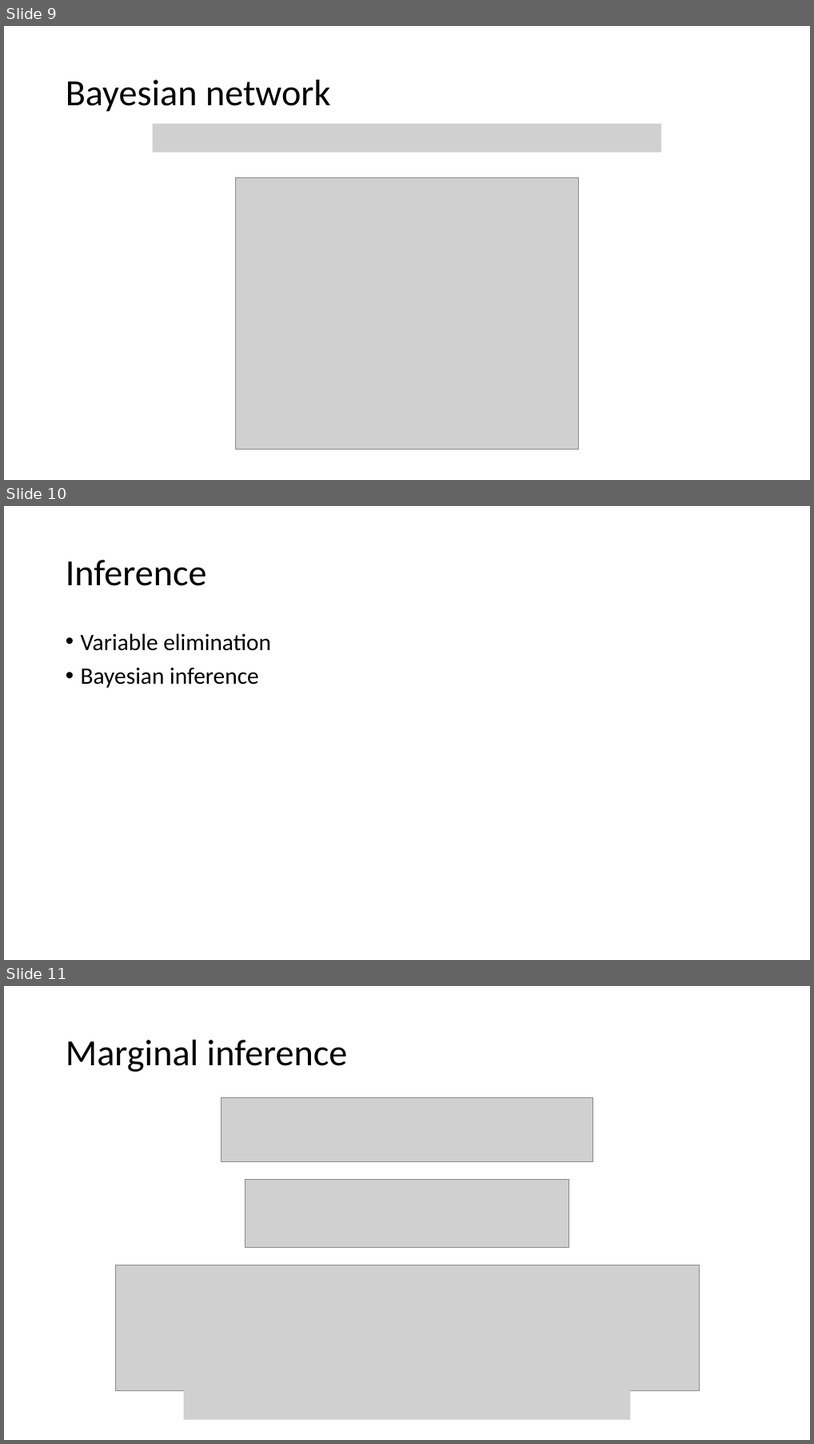
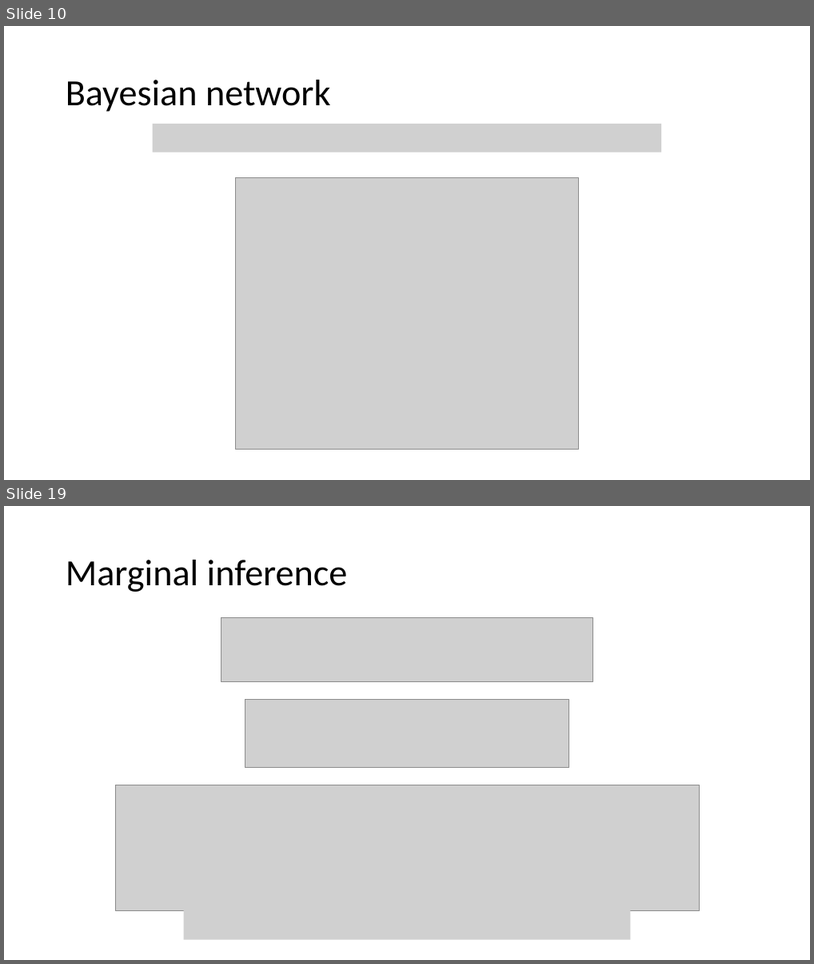
Before and after one commit to nguyenduyhanlam/Probabilistic_Graphical_Models, a slide deck: NguyenDuyHanLam_196005004/baocao.pptx. Shown one above the other, each under a label of ours: slides 9, 10 and 11 before the commit, slides 10 and 19 after it; the slides between them are not shown. The pictures are 814x1444 and 814x964 pixels, drawn with LibreOffice and Linux fonts; fonts in the diff are those of the drawing; grey boxes stand for pictures. Boxes give left, top, right and bottom in pixels: in the first picture for what was removed or moved away, otherwise in the second. Text is boxed around its words. In the diff, an @@ line names an element or a change of style, - is before the commit and + after.

```diff
--- a/NguyenDuyHanLam_196005004/baocao.pptx
+++ b/NguyenDuyHanLam_196005004/baocao.pptx
@@ slide 10 removed at (4, 506, 810, 960), background #FFFFFF @@
@@ title removed at (66, 560, 207, 586) @@
-Inference
@@ text removed at (81, 633, 271, 688) @@
-• Variable elimination
-• Bayesian inference
@@ what was slide 9 is now slide 10 @@
@@ what was slide 11 is now slide 19 @@
```
Also in this commit, not shown: 2 slides changed, 5 slides added.
